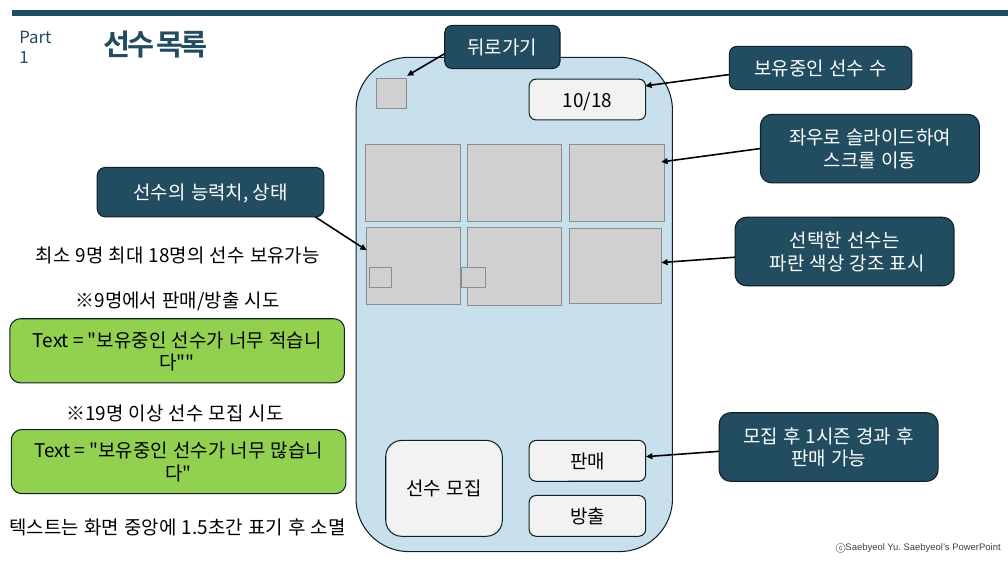
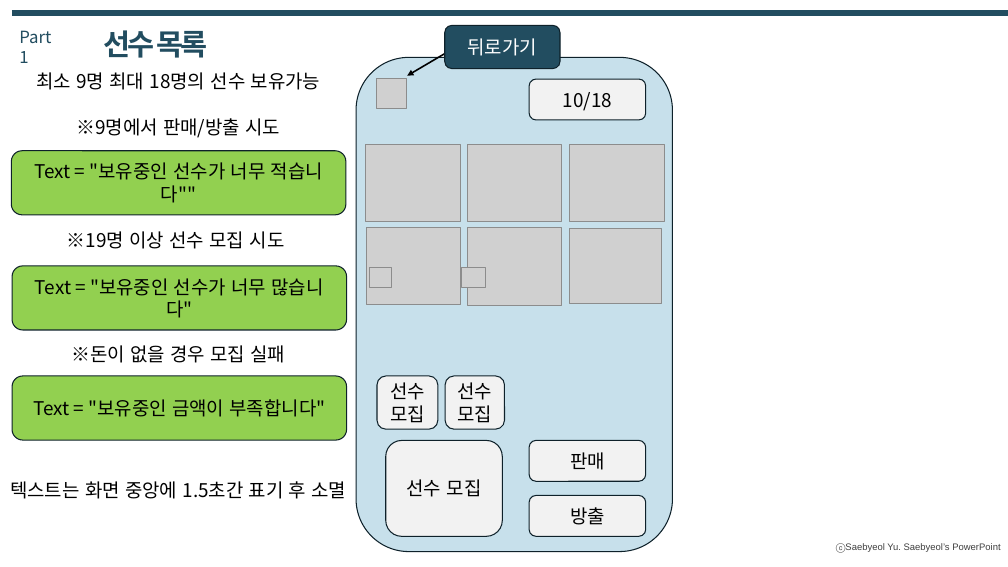
Before and after one commit to Yuhan2024GameDev2-2/GameEngine, a slide deck: slide 9 of YB기획서/프로젝트YB프로토타입_개발기획서.pptx (slide 8 before the commit). Drawn at 1008x567 pixels with LibreOffice and Linux fonts; fonts in the diff are those of the drawing; grey boxes stand for pictures. Boxes give left, top, right and bottom in pixels: in the first picture for what was removed or moved away, otherwise in the second. Text is boxed around its words. In the diff, an @@ line names an element or a change of style, - is before the commit and + after.

Commit message:
프로젝트YB기획서_선수등록_수정
선수등록 팝업창 부연 설명, 돈이 부족할 경우 텍스트 추가, 일정진행 설명 추가

```diff
--- a/YB기획서/프로젝트YB프로토타입_개발기획서.pptx
+++ b/YB기획서/프로젝트YB프로토타입_개발기획서.pptx
@@ rounded rectangle removed at (x1=730, y1=46, x2=913, y2=89) @@
-보유중인 선수 수
@@ text "최소 9명 최대 18명의 선수 ..." moved from (x1=9, y1=246, x2=346, y2=536) to (x1=10, y1=72, x2=347, y2=499) @@
@@ arrow removed from (744, 73) to (646, 86) @@
@@ rounded rectangle removed at (x1=761, y1=114, x2=979, y2=183) @@
-좌우로 슬라이드하여
-스크롤 이동
@@ arrow removed from (760, 149) to (662, 162) @@
@@ rounded rectangle "Text = "보유중인 선수가 너무 ..." moved from (x1=10, y1=319, x2=345, y2=383) to (x1=11, y1=150, x2=346, y2=215) @@
@@ rounded rectangle removed at (x1=98, y1=167, x2=324, y2=217) @@
-선수의 능력치, 상태
@@ arrow removed from (299, 206) to (367, 250) @@
@@ rounded rectangle removed at (x1=735, y1=217, x2=954, y2=286) @@
-선택한 선수는
-파란 색상 강조 표시
@@ rounded rectangle "Text = "보유중인 선수가 너무 ..." moved from (x1=11, y1=430, x2=346, y2=494) to (x1=12, y1=266, x2=347, y2=330) @@
@@ arrow removed from (745, 256) to (662, 262) @@
@@ text at (x1=71, y1=345, x2=285, y2=363): paragraph added @@
+※돈이 없을 경우 모집 실패
@@ rounded rectangle added at (x1=12, y1=376, x2=347, y2=440), fill #92D050, outline #0F222A 1 pt, 18 pt, text #000000 @@
+Text = "보유중인 금액이 부족합니다"
@@ rounded rectangle added at (x1=377, y1=376, x2=438, y2=429), fill #F2F2F2, outline #0F222A 1 pt, 18 pt, text #000000 @@
+선수 모집
@@ rounded rectangle added at (x1=445, y1=376, x2=505, y2=429), fill #F2F2F2, outline #0F222A 1 pt, 18 pt, text #000000 @@
+선수 모집
@@ rounded rectangle removed at (x1=719, y1=413, x2=938, y2=482) @@
-모집 후 1시즌 경과 후
-판매 가능
@@ arrow removed from (730, 451) to (647, 457) @@
```
Also in this commit, not shown: 10 other slides changed, 9 slides added.
